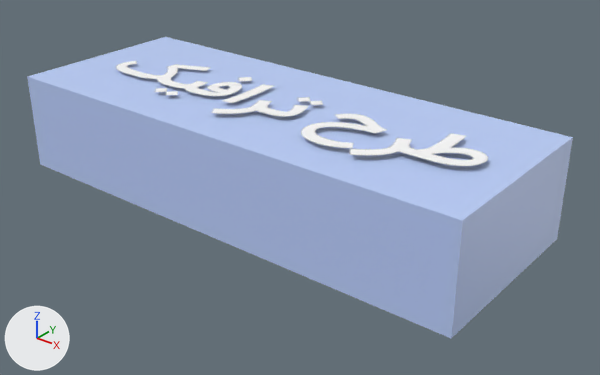
An edit to the glTF model tarh.glb, drawn before and after from the same camera.
Before and after are seen from a 50 mm lens placed at (1.91, -2.24, 1.27), pointed at (0.11, 0.01, -0.12). The axes (+X, +Y, +Z) are drawn at lower left. The lights are the same throughout. Where no turn or scale is listed for an object, it has been applied to the vertices.

Objects in the first picture: 'Cube', 'tarh_'.
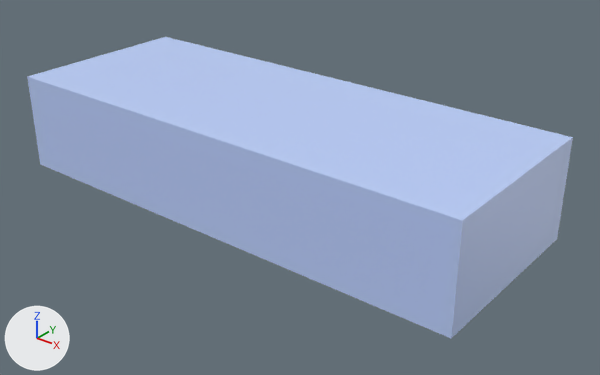
Where the change shows, as pixel boxes [x1, y1, x2, y2] in the pictures (600 x 375 px):
'tarh_', deleted: before [116, 61, 488, 166]

What the commit changed:
Object 'tarh_' (ob_tarh) is deleted.
